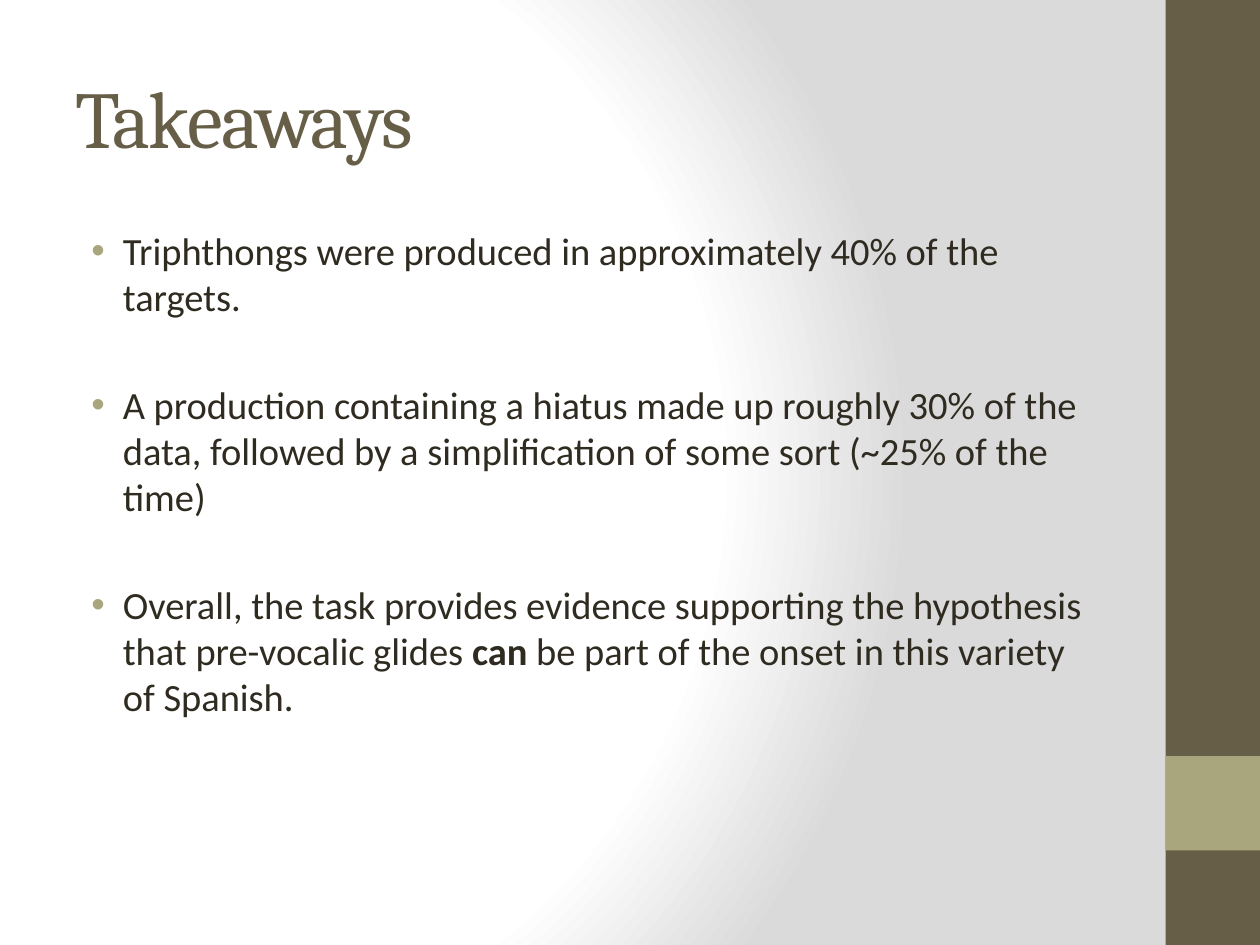
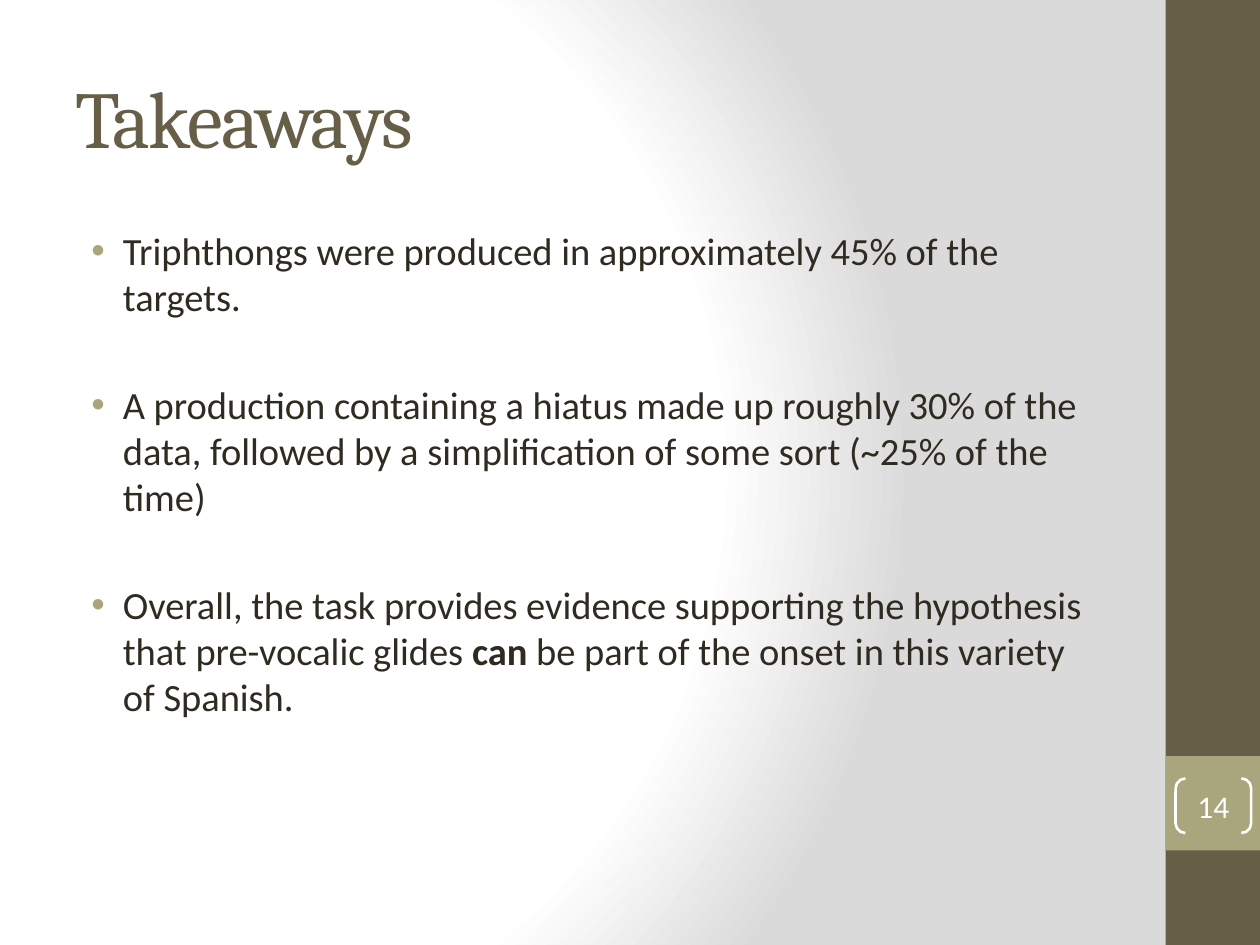
Before and after one commit to jvcasillas/glide_affiliation, a slide deck: slide 14 of Colina, Casillas & Díaz HLS 2018.pptx (slide 15 before the commit). Drawn at 1260x945 pixels with LibreOffice and Linux fonts; fonts in the diff are those of the drawing. Boxes give left, top, right and bottom in pixels: in the first picture for what was removed or moved away, otherwise in the second. Text is boxed around its words. In the diff, an @@ line names an element or a change of style, - is before the commit and + after.

```diff
--- a/Colina, Casillas & Díaz HLS 2018.pptx
+++ b/Colina, Casillas & Díaz HLS 2018.pptx
@@ text at box(123, 238, 998, 318): text changed @@
-• Triphthongs were produced in approximately 40% of the targets.
+• Triphthongs were produced in approximately 45% of the targets.
@@ page number added at box(1176, 779, 1251, 833), outline #FFFFFF 1.5 pt, 18 pt, text #FFFFFF @@
+14
```
Also in this commit, not shown: 22 other slides changed, 6 slides added, 6 slides removed.
